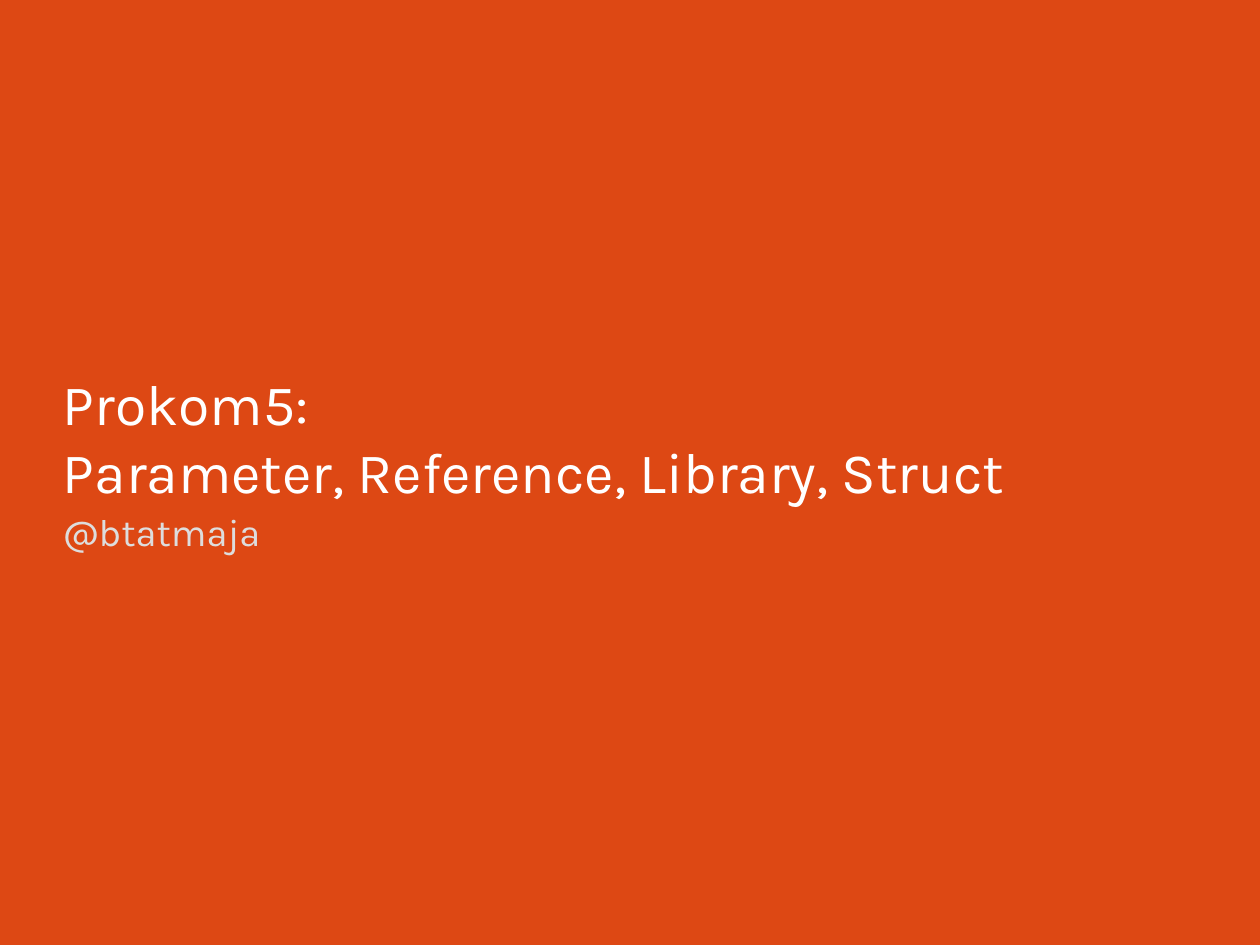
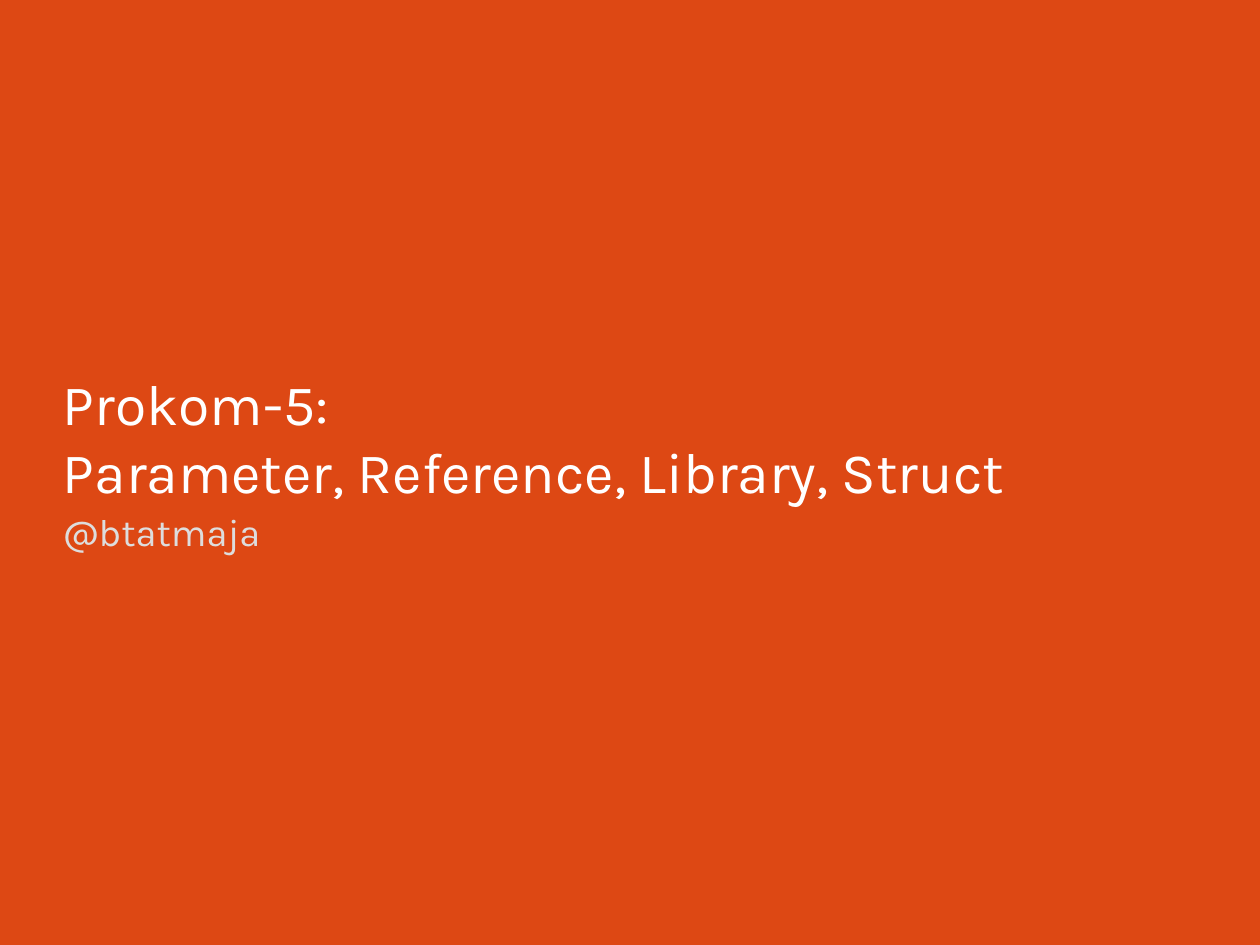
Before and after one commit to bagustris/prokom-tf, a slide deck: slide 1 of slide/prokom5.odp. Drawn at 1260x945 pixels with LibreOffice and Linux fonts; fonts in the diff are those of the drawing. Boxes give left, top, right and bottom in pixels: in the first picture for what was removed or moved away, otherwise in the second. Text is boxed around its words. In the diff, an @@ line names an element or a change of style, - is before the commit and + after.

```diff
--- a/slide/prokom5.odp
+++ b/slide/prokom5.odp
@@ title at bbox=[63, 386, 1004, 507]: text changed @@
-Prokom5:
-Parameter, Reference, Library, Struct
+Prokom-5:
+Parameter, Reference, Library, Struct
```
Also in this commit, not shown: 6 other files.
